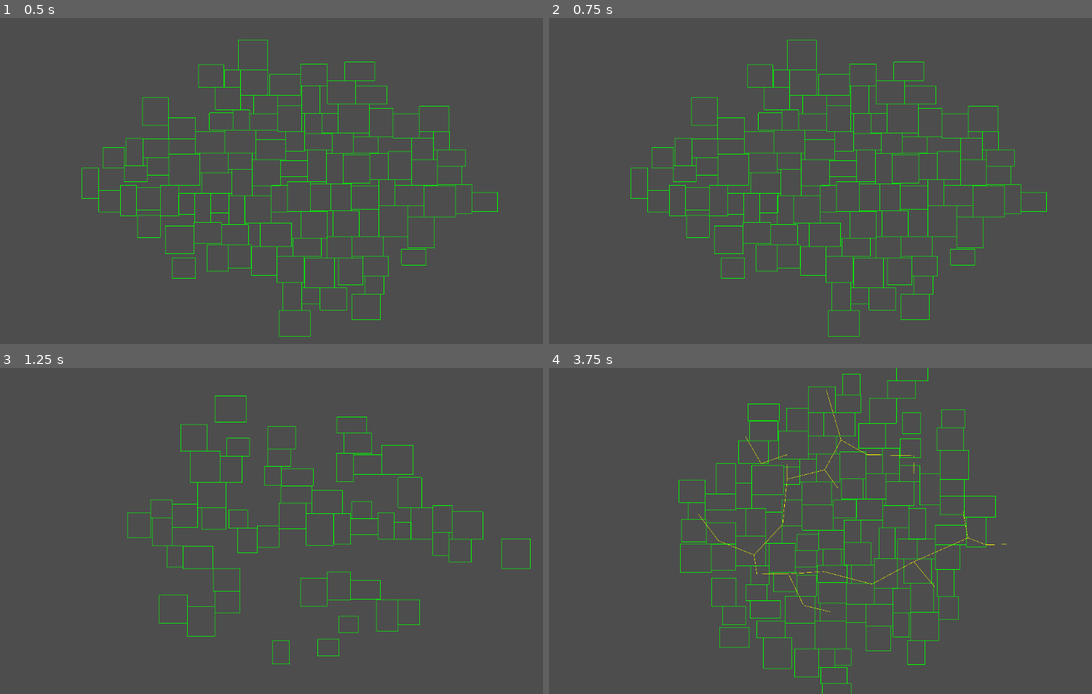
Above: before the commit, frames 1-4 (two rows, left to right).
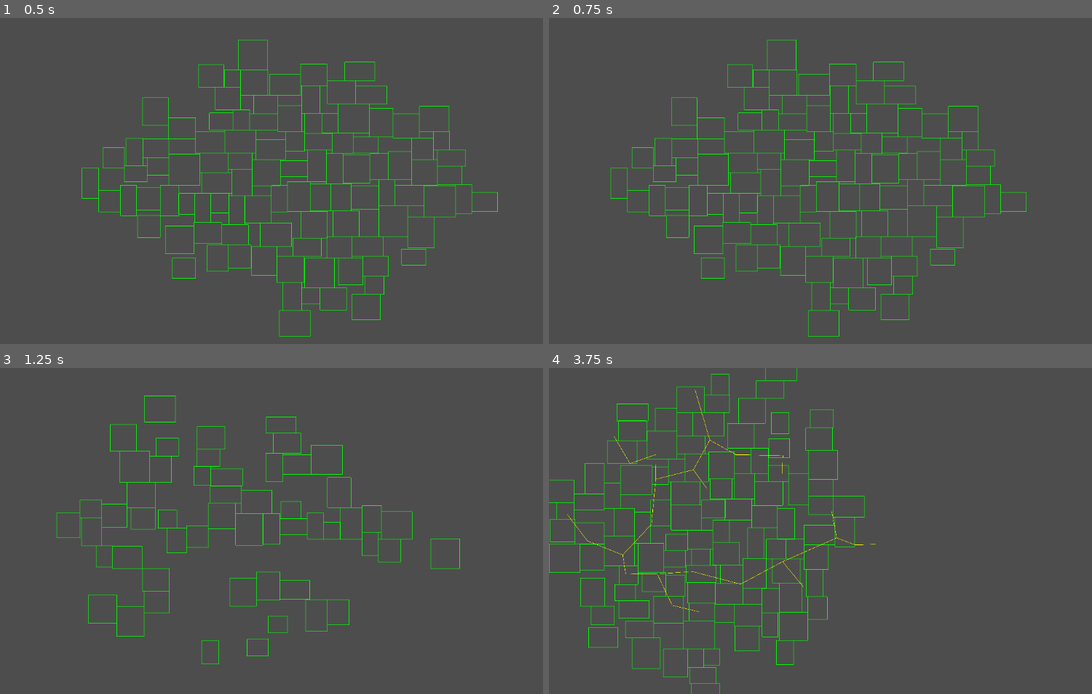
Above: after the commit, the same moments.

Repository: THenriques02/QuantumLoop
Game: Godot game, scene res://Scenes/Main/main.tscn
Two runs of this game, one before a commit and one after it. Both use one fixed random seed, a clock stepped at 60 frames per second and the inputs below.
Inputs (mouse positions are in pixels of both pictures, inside the frame that each line leads up to):
- Up to frame 1 (0.5 s): no input
- Up to frame 2 (0.75 s): move the mouse to (967, 164) at 0.52 s; hold Right (ui_right) from 0.53 s (still down); click (967, 164) at 0.67 s
- Up to frame 3 (1.25 s): keep holding Right (ui_right); tap Space (ui_select) at 0.77 s
- Up to frame 4 (3.75 s): move the mouse to (722, 547) at 1.27 s; release Right (ui_right) at 1.28 s; hold Down (ui_down) 1.28-2.03 s; click (722, 547) at 1.42 s; tap Space (ui_select) at 1.52, 3.02 s; move the mouse to (896, 459) at 2.02 s; hold Right (ui_right) 2.03-2.78 s; click (896, 459) at 2.17 s; move the mouse to (809, 596) at 2.77 s; hold Up (ui_up) 2.78-3.53 s; click (809, 596) at 2.92 s; move the mouse to (1015, 579) at 3.52 s; hold Left (ui_left) from 3.53 s (still down); click (1015, 579) at 3.67 s

Frame 1 is identical in both runs. In frame 2, 5.5% of the frame differs, in the area x 11-92%, y 6-98%; in frame 3, 4.0%; in frame 4, 7.4%, in the area x 0-85%, y 0-100%.

Commit message:
Only really edgecase left for the corridors

Diff:
--- a/Scenes/Main/main.tscn
+++ b/Scenes/Main/main.tscn
@@ -1,6 +1,7 @@
-[gd_scene load_steps=5 format=3 uid="uid://ctmbay86g2nvb"]
+[gd_scene load_steps=6 format=3 uid="uid://ctmbay86g2nvb"]
 
 [ext_resource type="Script" uid="uid://1v0u2jqyq1qc" path="res://Scripts/Main/main.gd" id="1_qw60k"]
+[ext_resource type="Script" uid="uid://b2oxqf845es6u" path="res://Scripts/Main/camera_2d.gd" id="2_qw60k"]
 [ext_resource type="Texture2D" uid="uid://djk8ljwujjmcl" path="res://Assets/Dungeon/pixel_dungeon/PNG/walls_floor.png" id="4_5yls4"]
 
 [sub_resource type="TileSetAtlasSource" id="TileSetAtlasSource_p6jpk"]
@@ -312,6 +313,7 @@
 
 [node name="Camera2D" type="Camera2D" parent="."]
 zoom = Vector2(0.1, 0.1)
+script = ExtResource("2_qw60k")
 
 [node name="Walls_Floor" type="TileMapLayer" parent="."]
 tile_set = SubResource("TileSet_2a143")
--- /dev/null
+++ b/Scripts/Main/camera_2d.gd
@@ -0,0 +1,27 @@
+extends Camera2D
+
+@export var move_speed := 2000.0
+@export var zoom_speed := 0.1
+@export var min_zoom := 0.1
+@export var max_zoom := 3.0
+
+func _process(delta: float) -> void:
+	var input_dir = Vector2.ZERO
+	input_dir.x = Input.get_action_strength("ui_right") - Input.get_action_strength("ui_left")
+	input_dir.y = Input.get_action_strength("ui_down") - Input.get_action_strength("ui_up")
+
+	if input_dir != Vector2.ZERO:
+		position += input_dir.normalized() * move_speed * delta
+
+func _unhandled_input(event: InputEvent) -> void:
+	if event is InputEventMouseButton:
+		if event.button_index == MOUSE_BUTTON_WHEEL_UP and event.pressed:
+			zoom_camera(-zoom_speed)
+		elif event.button_index == MOUSE_BUTTON_WHEEL_DOWN and event.pressed:
+			zoom_camera(zoom_speed)
+
+func zoom_camera(delta_zoom: float) -> void:
+	var new_zoom = zoom + Vector2.ONE * delta_zoom
+	new_zoom.x = clamp(new_zoom.x, min_zoom, max_zoom)
+	new_zoom.y = clamp(new_zoom.y, min_zoom, max_zoom)
+	zoom = new_zoom
--- a/Scripts/Main/main.gd
+++ b/Scripts/Main/main.gd
@@ -193,15 +193,39 @@
 	# choose either x/y or y/x
 	var x_y = pos1
 	var y_x = pos2
+	var switch = false
 	if (randi() % 2) > 0:
 		x_y = pos2
 		y_x = pos1
+		switch = true
+
+	if x_diff > 0:
+		if walls_floor_map.get_cell_atlas_coords(Vector2i(pos1.x,x_y.y)) == Vector2i(1,1):
+			walls_floor_map.set_cell(Vector2i(pos1.x - x_diff, x_y.y), 0,  Vector2i(2, 1))
+			walls_floor_map.set_cell(Vector2i(pos1.x - x_diff, x_y.y + y_diff), 0,  Vector2i(2, 1))
+
+	else:
+		if walls_floor_map.get_cell_atlas_coords(Vector2i(pos1.x,x_y.y)) == Vector2i(1,1):
+			walls_floor_map.set_cell(Vector2i(pos1.x - x_diff, x_y.y), 0,  Vector2i(0, 1))
+			walls_floor_map.set_cell(Vector2i(pos1.x - x_diff, x_y.y + y_diff), 0,  Vector2i(0, 1))
+
+	if y_diff > 0:
+		if walls_floor_map.get_cell_atlas_coords(Vector2i(y_x.x, pos1.y)) == Vector2i(1,1):
+			walls_floor_map.set_cell(Vector2i(y_x.x, pos1.y - y_diff), 0, Vector2i(1, 2))
+			walls_floor_map.set_cell(Vector2i(y_x.x + x_diff, pos1.y - y_diff), 0, Vector2i(1, 2))
+	else:
+		if walls_floor_map.get_cell_atlas_coords(Vector2i(y_x.x, pos1.y)) == Vector2i(1,1):
+			walls_floor_map.set_cell(Vector2i(y_x.x, pos1.y - y_diff), 0, Vector2i(1, 0))
+			walls_floor_map.set_cell(Vector2i(y_x.x + x_diff, pos1.y - y_diff), 0, Vector2i(1, 0))
+
+
+
 
 	for x in range(pos1.x, pos2.x, x_diff):
-		if walls_floor_map.get_cell_atlas_coords(Vector2i(x,x_y.y)) == Vector2i(1,6):
+		if walls_floor_map.get_cell_atlas_coords(Vector2i(x,x_y.y)) == Vector2i(1,6) and walls_floor_map.get_cell_atlas_coords(Vector2i(x,x_y.y + y_diff)) == Vector2i(1,6):
 			continue
 		var tile_2y_diff =  walls_floor_map.get_cell_atlas_coords(Vector2i(x,x_y.y + 2 * y_diff))
-		var tile_neg_y_diff =  walls_floor_map.get_cell_atlas_coords(Vector2i(x,x_y.y  - y_diff))
+		var tile_neg_y_diff =  walls_floor_map.get_cell_atlas_coords(Vector2i(x,x_y.y - y_diff))
 
 		if y_diff > 0:
 			# Walls
@@ -234,12 +258,11 @@
 			elif tile_neg_y_diff == Vector2i(5,1):
 				walls_floor_map.set_cell(Vector2i(x, x_y.y - y_diff), 0,  Vector2i(0, 0))
 
-
 		walls_floor_map.set_cell(Vector2i(x, x_y.y), 0,  Vector2i(1, 6))
 		walls_floor_map.set_cell(Vector2i(x, x_y.y + y_diff), 0,  Vector2i(1, 6))
 
 	for y in range(pos1.y, pos2.y, y_diff):
-		if walls_floor_map.get_cell_atlas_coords(Vector2i(y_x.x,y)) == Vector2i(1,6):
+		if walls_floor_map.get_cell_atlas_coords(Vector2i(y_x.x,y)) == Vector2i(1,6) and walls_floor_map.get_cell_atlas_coords(Vector2i(y_x.x + x_diff,y)) == Vector2i(1,6):
 			continue
 
 		var tile_2x_diff =  walls_floor_map.get_cell_atlas_coords(Vector2i(y_x.x + 2 * x_diff,y))
@@ -278,6 +301,7 @@
 		walls_floor_map.set_cell(Vector2i(y_x.x, y), 0, Vector2i(1, 6))
 		walls_floor_map.set_cell(Vector2i(y_x.x + x_diff, y), 0, Vector2i(1, 6))
 
+
 func find_start_room():
 	var min_x = INF
 	for room in $Rooms.get_children():
Binary file removed: Assets/Dungeon/grass.png
Not shown, removed: Assets/Dungeon/grass.png.import
Binary file removed: Assets/Dungeon/stone.png
Not shown, removed: Assets/Dungeon/stone.png.import
Not shown, added: Scripts/Main/camera_2d.gd.uid
